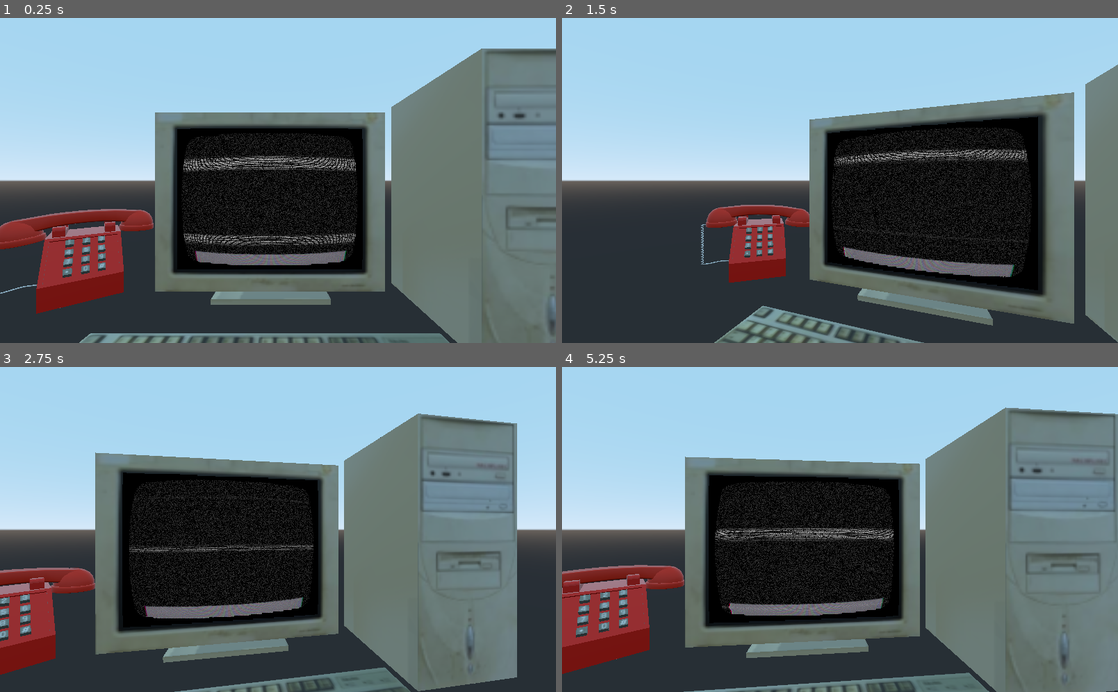
Above: before the commit, frames 1-4 (two rows, left to right).
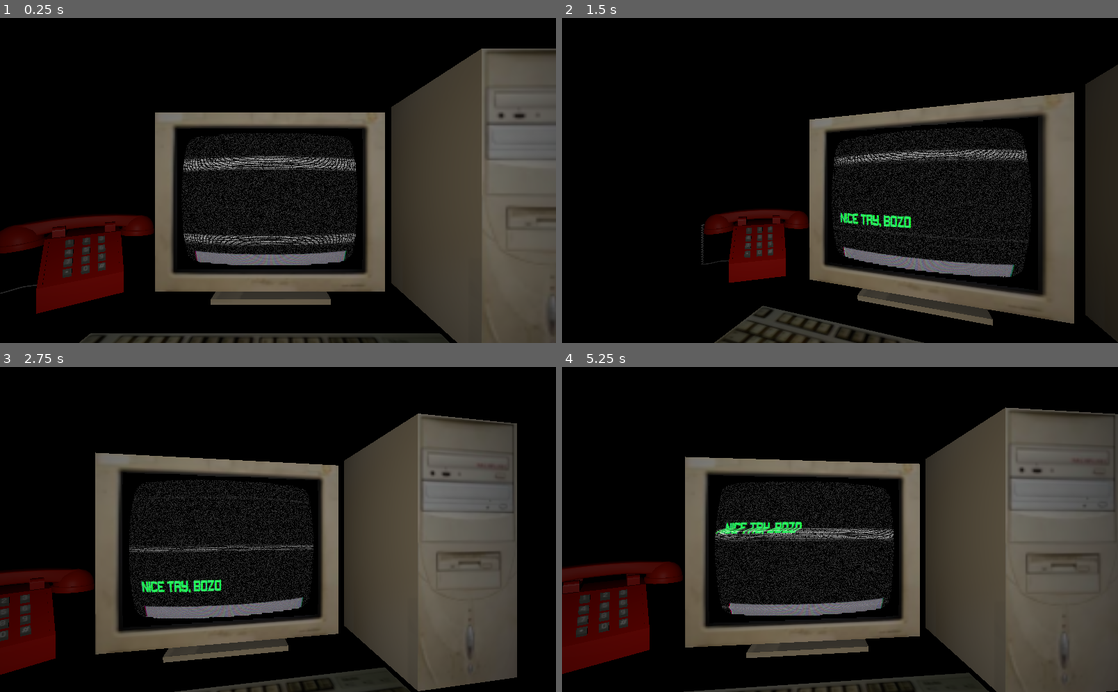
Above: after the commit, the same moments.

Repository: CtrlAltLeo/247support
Game: Godot game, scene res://scenes/main.tscn
Same seed, same stepped clock (60 frames per second), same inputs: the game is played once before the commit and once after it. The engine's default icon, where the game draws it, is replaced by a stand-in: a white triangle on a blue panel in a dark square.
Inputs (mouse positions are in pixels of both pictures, inside the frame that each line leads up to):
- Up to frame 1 (0.25 s): no input
- Up to frame 2 (1.5 s): tap Enter (Enter) at 0.5, 0.6, 1.35 s; move the mouse to (962, 164) at 0.52 s; click (962, 164) at 0.67 s; move the mouse to (728, 196) at 1.27 s; click (728, 196) at 1.42 s
- Up to frame 3 (2.75 s): move the mouse to (333, 458) at 2.02 s; tap Enter (Enter) at 2.1 s; click (333, 458) at 2.17 s
- Up to frame 4 (5.25 s): move the mouse to (812, 594) at 2.77 s; tap Enter (Enter) every 0.75 s from 2.85 to 5.1 s; click (812, 594) at 2.92 s; move the mouse to (1006, 578) at 3.52 s; click (1006, 578) at 3.67 s; move the mouse to (673, 480) at 4.27 s; click (673, 480) at 4.42 s; move the mouse to (867, 529) at 5.02 s; click (867, 529) at 5.17 s

The runs differ from the first frame. In frame 1, 79% of the frame differs, in the area x 0-100%, y 0-100%; in frame 2, 76%; in frame 3, 79%; in frame 4, 79%.

Commit message:
wow!

Diff:
--- /dev/null
+++ b/meta_scenes/EventHandler.gd
@@ -0,0 +1,42 @@
+extends Node2D
+
+export (NodePath) var TaskMasterPath
+export (NodePath) var PhonePath
+
+onready var TaskMaster = get_node(TaskMasterPath)
+onready var Phone = get_node(PhonePath)
+
+export (NodePath) var TerminalPath
+onready var Terminal = get_node(TerminalPath)
+
+func _ready():
+	pass
+
+
+func _process(delta):
+	pass
+
+
+func new_task():
+
+	var ticket = 0
+
+	var data = DATA.tickets[ticket]
+
+	TaskMaster.add_task(data.command, data.args)
+
+	Phone.new_voice(data.phoneAudio)
+	Phone.ring()
+
+
+func computer_error():
+	Terminal.start_error()
+
+
+
+func _on_Timer_timeout():
+	new_task()
+
+
+func _on_errorTimer_timeout():
+	computer_error()
--- /dev/null
+++ b/meta_scenes/EventHandler.tscn
@@ -0,0 +1,19 @@
+[gd_scene load_steps=2 format=2]
+
+[ext_resource path="res://meta_scenes/EventHandler.gd" type="Script" id=1]
+
+[node name="EventHandler" type="Node2D"]
+script = ExtResource( 1 )
+
+[node name="phoneTimer" type="Timer" parent="."]
+wait_time = 5.0
+one_shot = true
+autostart = true
+
+[node name="errorTimer" type="Timer" parent="."]
+wait_time = 20.0
+one_shot = true
+autostart = true
+
+[connection signal="timeout" from="phoneTimer" to="." method="_on_Timer_timeout"]
+[connection signal="timeout" from="errorTimer" to="." method="_on_errorTimer_timeout"]
--- a/meta_scenes/clickableArea.gd
+++ b/meta_scenes/clickableArea.gd
@@ -9,3 +9,4 @@
 	if event is InputEventMouseButton:
 		if event.button_index == BUTTON_LEFT and event.pressed:
 			emit_signal("clicked")
+			print(get_parent().name)
--- a/models/Phone.tscn
+++ b/models/Phone.tscn
@@ -71,3 +71,5 @@
 
 [node name="phone" type="AudioStreamPlayer" parent="." index="6"]
 stream = ExtResource( 3 )
+
+[node name="voice" type="AudioStreamPlayer" parent="." index="7"]
--- /dev/null
+++ b/orphaned_scripts/DATA.gd
@@ -0,0 +1,10 @@
+extends Node
+
+
+var tickets = [
+
+	{"phoneAudio":"0",
+	"command":0,
+	"args":"n3rd"}
+
+]
--- a/orphaned_scripts/Phone.gd
+++ b/orphaned_scripts/Phone.gd
@@ -8,11 +8,16 @@
 	$AnimationPlayer.play("ring")
 
 func stop_ring():
+	ringing = false
+	$phone.stop()
+	$AnimationPlayer.play("RESET")
+	$voice.play()
+
+func _ready():
 	pass
 
-func _ready():
-	ring()
+func _on_clickableArea_clicked():
+	stop_ring()
 
-
-func _on_clickableArea_clicked():
-	pass
+func new_voice(filepath):
+	$voice.stream = load("res://sounds/phoneAudio/"+filepath+".mp3")
--- a/orphaned_scripts/arm.gd
+++ b/orphaned_scripts/arm.gd
@@ -3,5 +3,9 @@
 
 func hit():
 	self.show()
-	$AnimationPlayer.play("whack")
+	$AnimationPlayer.play("RESET")
 	$smash.play()
+
+
+func _on_AnimationPlayer_animation_finished(anim_name):
+	self.hide()
--- a/project.godot
+++ b/project.godot
@@ -18,6 +18,10 @@
 run/main_scene="res://scenes/main.tscn"
 config/icon="res://icon.png"
 
+[autoload]
+
+DATA="*res://orphaned_scripts/DATA.gd"
+
 [input]
 
 Enter={
--- a/scenes/arm.tscn
+++ b/scenes/arm.tscn
@@ -5,42 +5,19 @@
 [ext_resource path="res://orphaned_scripts/arm.gd" type="Script" id=3]
 
 [sub_resource type="Animation" id=3]
-length = 0.001
+length = 0.79
+step = 0.05
 tracks/0/type = "value"
-tracks/0/path = NodePath("target:translation")
+tracks/0/path = NodePath("Skeleton/male:rotation_degrees")
 tracks/0/interp = 1
 tracks/0/loop_wrap = true
 tracks/0/imported = false
 tracks/0/enabled = true
 tracks/0/keys = {
-"times": PoolRealArray( 0 ),
-"transitions": PoolRealArray( 1 ),
+"times": PoolRealArray( 0, 0.15, 0.4 ),
+"transitions": PoolRealArray( 1, 1, 1 ),
 "update": 0,
-"values": [ Vector3( -6.4217, 2.9078, -3.1063 ) ]
-}
-tracks/1/type = "value"
-tracks/1/path = NodePath("Skeleton:rotation_degrees")
-tracks/1/interp = 1
-tracks/1/loop_wrap = true
-tracks/1/imported = false
-tracks/1/enabled = true
-tracks/1/keys = {
-"times": PoolRealArray( 0 ),
-"transitions": PoolRealArray( 1 ),
-"update": 0,
-"values": [ Vector3( -35.7959, 89.1269, 0.133275 ) ]
-}
-tracks/2/type = "value"
-tracks/2/path = NodePath("Skeleton/male:rotation_degrees")
-tracks/2/interp = 1
-tracks/2/loop_wrap = true
-tracks/2/imported = false
-tracks/2/enabled = true
-tracks/2/keys = {
-"times": PoolRealArray( 0 ),
-"transitions": PoolRealArray( 1 ),
-"update": 0,
-"values": [ Vector3( 87.0459, -5.7332, -6.79099 ) ]
+"values": [ Vector3( 87.0459, -5.7332, -6.79099 ), Vector3( -2.3428, -0.0160321, 0.029292 ), Vector3( 87.0459, -5.7332, -6.79099 ) ]
 }
 
 [sub_resource type="Animation" id=4]
@@ -100,6 +77,7 @@
 bind/6/pose = Transform( -0.0515958, -0.181579, -0.545831, -0.572083, 0.0735463, 0.029611, 0.0601975, 0.543309, -0.18643, -0.0523574, -2.84803, 0.303501 )
 
 [node name="arm" type="Spatial"]
+visible = false
 script = ExtResource( 3 )
 
 [node name="AnimationPlayer" type="AnimationPlayer" parent="."]
@@ -148,9 +126,11 @@
 bones/6/bound_children = [  ]
 
 [node name="male" type="MeshInstance" parent="Skeleton"]
-transform = Transform( 0.999814, 0.0185927, -0.0051483, -0.00609407, 0.0511749, -0.998671, -0.0183045, 0.998516, 0.0512786, 0, 0, 0 )
+transform = Transform( 0.999814, 0.0185927, -0.00514824, -0.006094, 0.0511743, -0.998671, -0.0183045, 0.998517, 0.051278, 0, 0, 0 )
 mesh = SubResource( 1 )
 skin = SubResource( 2 )
 
 [node name="target" type="Spatial" parent="."]
 transform = Transform( 1, 0, 0, 0, 1, 0, 0, 0, 1, -6.4217, 2.9078, -3.1063 )
+
+[connection signal="animation_finished" from="AnimationPlayer" to="." method="_on_AnimationPlayer_animation_finished"]
--- a/scenes/main.tscn
+++ b/scenes/main.tscn
@@ -14,7 +14,7 @@
 [ext_resource path="res://models/Phone.tscn" type="PackedScene" id=12]
 [ext_resource path="res://orphaned_scripts/chaseCam.gd" type="Script" id=13]
 [ext_resource path="res://meta_scenes/clickableArea.tscn" type="PackedScene" id=14]
-[ext_resource path="res://mfbee/mfbee.mp3" type="AudioStream" id=15]
+[ext_resource path="res://meta_scenes/EventHandler.tscn" type="PackedScene" id=15]
 [ext_resource path="res://scenes/arm.tscn" type="PackedScene" id=16]
 
 [sub_resource type="ShaderMaterial" id=2]
@@ -73,6 +73,9 @@
 
 [sub_resource type="BoxShape" id=4]
 
+[sub_resource type="Environment" id=6]
+background_mode = 1
+
 [node name="main" type="Spatial"]
 
 [node name="Camera" type="Camera" parent="."]
@@ -80,8 +83,9 @@
 current = true
 script = ExtResource( 13 )
 
-[node name="arm" parent="Camera" instance=ExtResource( 16 )]
-transform = Transform( -0.212984, 0, -0.452369, 0, 0.5, 0, 0.452369, 0, -0.212984, 0.982631, -1.187, -0.22575 )
+[node name="SpotLight" type="SpotLight" parent="Camera"]
+transform = Transform( 1, 0, 0, 0, 1, 0, 0, 0, 1, -5.21541e-08, 0, 1.18933 )
+spot_angle = 50.7155
 
 [node name="TerminalStack" type="Control" parent="."]
 material = SubResource( 2 )
@@ -91,6 +95,7 @@
 margin_top = 8.04157
 margin_right = -1162.44
 margin_bottom = 8.04156
+mouse_filter = 2
 mouse_default_cursor_shape = 3
 
 [node name="ViewportContainer" type="ViewportContainer" parent="TerminalStack"]
@@ -132,18 +137,24 @@
 
 [node name="command_effects" parent="TerminalStack/CommandProcessor/pswreset" instance=ExtResource( 4 )]
 script = ExtResource( 9 )
+TaskMasterPath = NodePath("../../../TaskMaster")
+TerminalPath = NodePath("../../../ViewportContainer/Viewport/terminalInput")
 
 [node name="removeacc" parent="TerminalStack/CommandProcessor" instance=ExtResource( 7 )]
 keyword = "rmvusr"
 
 [node name="command_effects" parent="TerminalStack/CommandProcessor/removeacc" instance=ExtResource( 4 )]
 script = ExtResource( 9 )
+TaskMasterPath = NodePath("../../../TaskMaster")
+TerminalPath = NodePath("../../../ViewportContainer/Viewport/terminalInput")
 
 [node name="access" parent="TerminalStack/CommandProcessor" instance=ExtResource( 7 )]
 keyword = "psreset"
 
 [node name="command_effects" parent="TerminalStack/CommandProcessor/access" instance=ExtResource( 4 )]
 script = ExtResource( 9 )
+TaskMasterPath = NodePath("../../../TaskMaster")
+TerminalPath = NodePath("../../../ViewportContainer/Viewport/terminalInput")
 
 [node name="TaskMaster" parent="TerminalStack" instance=ExtResource( 6 )]
 
@@ -172,15 +183,29 @@
 transform = Transform( 0.150751, 0, 0.00217643, 0, 0.141504, 0, 0.00217643, 0, 0.149646, 0, 0.0886178, 0 )
 shape = SubResource( 4 )
 
-[node name="AudioStreamPlayer" type="AudioStreamPlayer" parent="."]
-stream = ExtResource( 15 )
+[node name="arm" parent="Objects" instance=ExtResource( 16 )]
+transform = Transform( 0.367339, 0, -0.339208, 0, 0.5, 0, 0.339208, 0, 0.367339, 2.81817, 0.430914, -0.334138 )
+
+[node name="male" parent="Objects/arm/Skeleton" index="0"]
+transform = Transform( 0.999814, 0.0185927, -0.00514824, -0.006094, 0.0511743, -0.998671, -0.0183045, 0.998517, 0.0512781, 0, 0, 0 )
+
+[node name="EventHandler" parent="." instance=ExtResource( 15 )]
+TaskMasterPath = NodePath("../TerminalStack/TaskMaster")
+PhonePath = NodePath("../Objects/Phone")
+TerminalPath = NodePath("../TerminalStack/ViewportContainer/Viewport/terminalInput")
+
+[node name="WorldEnvironment" type="WorldEnvironment" parent="."]
+environment = SubResource( 6 )
 
 [connection signal="command" from="TerminalStack/ViewportContainer/Viewport/terminalInput" to="TerminalStack/CommandProcessor" method="_on_terminalInput_command"]
 [connection signal="print_terminal" from="TerminalStack/CommandProcessor" to="TerminalStack/ViewportContainer/Viewport/terminalInput" method="append_history"]
 [connection signal="clear" from="TerminalStack/CommandProcessor/clear/clearcmd" to="TerminalStack/ViewportContainer/Viewport/terminalInput" method="clear_history"]
 [connection signal="bee" from="TerminalStack/CommandProcessor/monkey/command_effects" to="TerminalStack/ViewportContainer/Viewport/terminalInput" method="_on_command_effects_bee"]
+[connection signal="error" from="TerminalStack/CommandProcessor/test/cmdtest" to="TerminalStack/ViewportContainer/Viewport/terminalInput" method="start_error"]
 [connection signal="test_task" from="TerminalStack/CommandProcessor/test/cmdtest" to="TerminalStack/TaskMaster" method="add_task"]
-[connection signal="clicked" from="Objects/old_computer/computerClick" to="Camera/arm" method="hit"]
+[connection signal="clicked" from="Objects/old_computer/computerClick" to="TerminalStack/ViewportContainer/Viewport/terminalInput" method="stop_error"]
+[connection signal="clicked" from="Objects/old_computer/computerClick" to="Objects/arm" method="hit"]
 [connection signal="clicked" from="Objects/Phone/clickableArea" to="Objects/Phone" method="_on_clickableArea_clicked"]
 
 [editable path="TerminalStack/CommandProcessor"]
+[editable path="Objects/arm"]
--- a/terminal/commands/password_reset.gd
+++ b/terminal/commands/password_reset.gd
@@ -1,6 +1,10 @@
 extends Node2D
 
-onready var TaskMaster = get_viewport().get_child(0).get_node("TerminalStack/TaskMaster")
+export (NodePath) var TaskMasterPath
+export (NodePath) var TerminalPath
+
+onready var TaskMaster = get_node(TaskMasterPath)
+onready var terminal = get_node(TerminalPath)
 
 func effect(args):
 
@@ -12,6 +16,9 @@
 	for t in tasks:
 		if t.args == args[1]:
 			t.complete()
+			terminal.append_history("Operation on "+args[1]+" successful." ,true)
 			return
 
+	terminal.insult()
+
 	#Send terminal insult
--- a/terminal/commands/test.gd
+++ b/terminal/commands/test.gd
@@ -1,7 +1,8 @@
 extends Node2D
 
 signal test_task(cmd, args)
+signal error
 
 func effect(args):
 
-	emit_signal("test_task", 1 , "testargs")
+	emit_signal("error")
--- a/terminal/tasks/TaskMaster.gd
+++ b/terminal/tasks/TaskMaster.gd
@@ -2,16 +2,15 @@
 
 var taskInstance = load("res://terminal/tasks/task.tscn")
 
-func _ready():
-	add_task(0, "jim")
-	add_task(1, "bo")
 
+#cmd enums are 0: psword, 1: remove accout 2 access
 func add_task(cmd_enum, args):
 
 	var t = taskInstance.instance()
 
 	t._type = cmd_enum
 	t.args = args
+	t.connect("complete", self, "task_complete")
 
 	add_child(t)
 
@@ -26,3 +25,6 @@
 			task_arr.append(c)
 
 	return task_arr
+
+func task_complete():
+	print("nice!")
--- a/terminal/tasks/task.gd
+++ b/terminal/tasks/task.gd
@@ -1,5 +1,6 @@
 extends Node2D
 
+signal complete
 
 export var command = ""
 export var args = ""
@@ -20,5 +21,5 @@
 		command = "rmvusr"
 
 func complete():
-	print("You win!")
+	emit_signal("complete")
 	queue_free()
--- a/terminal/terminal.tscn
+++ b/terminal/terminal.tscn
@@ -1,8 +1,10 @@
-[gd_scene load_steps=7 format=2]
+[gd_scene load_steps=9 format=2]
 
 [ext_resource path="res://terminal/terminalInput.gd" type="Script" id=1]
 [ext_resource path="res://mfbee/mfbee.mp3" type="AudioStream" id=2]
 [ext_resource path="res://mfbee/Gameplay.ttf" type="DynamicFontData" id=3]
+[ext_resource path="res://images/BSOD_JPG-699699462.jpg" type="Texture" id=4]
+[ext_resource path="res://sounds/erro.mp3" type="AudioStream" id=5]
 
 [sub_resource type="DynamicFont" id=3]
 size = 48
@@ -55,4 +57,13 @@
 [node name="AudioStreamPlayer" type="AudioStreamPlayer" parent="."]
 stream = ExtResource( 2 )
 
+[node name="BsodJpg-699699462" type="Sprite" parent="."]
+visible = false
+position = Vector2( 551.475, 379.16 )
+scale = Vector2( 1.06079, 1 )
+texture = ExtResource( 4 )
+
+[node name="error" type="AudioStreamPlayer" parent="."]
+stream = ExtResource( 5 )
+
 [connection signal="timeout" from="Timer" to="." method="_on_Timer_timeout"]
--- a/terminal/terminalInput.gd
+++ b/terminal/terminalInput.gd
@@ -9,6 +9,10 @@
 var test = ["Sweet","little","bumblee,","I","know","what","you","what","from","me,","do","pa","do","pa","do","da,","daa","do","pa","do","pa","do","da","daa"]
 var between_time = [.5,.5,.1,.2, .3, .2, .2 , .4, .4, .2, .2,.2,.2,.2,.3,.5,.2, .2, .2, .2, .2, .3, .4]
 
+var error = false
+
+var insults = ["Nice try, Bozo", "What the heck?", "404: u suck", "ERROR: 1d10t WARNING", "I'd start looking for work.."]
+
 # Called when the node enters the scene tree for the first time.
 func _ready():
 	$TextEdit.grab_focus()
@@ -18,6 +22,10 @@
 func _process(delta):
 
 	if Input.is_action_just_pressed("Enter"):
+
+		if error:
+			return
+
 		append_history(text_input.text)
 		process_command(text_input.text)
 		clear_input()
@@ -71,11 +79,20 @@
 	$AudioStreamPlayer.play()
 	$Timer.start()
 
-
-
-
-
-
-
 func _on_command_effects_bee():
 	bee()
+
+func insult():
+	var num = randi() % insults.size()
+	append_history(insults[num], true)
+
+func start_error():
+	error = true
+	$"BsodJpg-699699462".show()
+	$error.play()
+
+func stop_error():
+	error = false
+	$"BsodJpg-699699462".hide()
+	clear_history()
+	insult()
Binary file added: images/BSOD_JPG-699699462.jpg
Not shown, added: images/BSOD_JPG-699699462.jpg.import
Not shown: 1 places in scenes/main.tscn that only renumber resources
Not shown, added: sounds/erro.mp3.import
Not shown, added: sounds/phoneAudio/0.mp3.import
Not shown, added: sounds/erro.mp3
Not shown, added: sounds/phoneAudio/0.mp3
